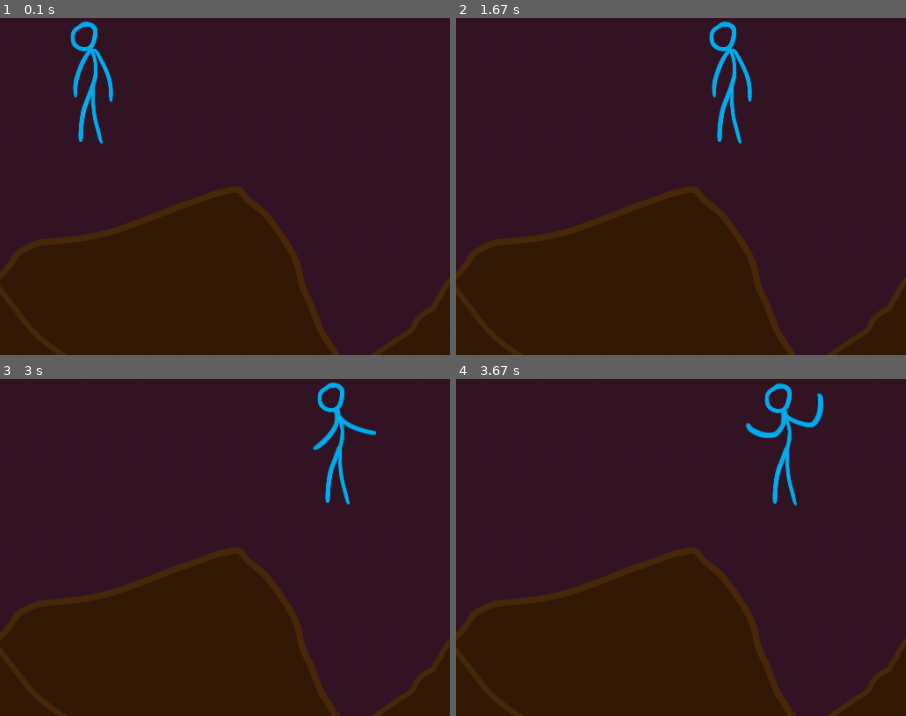
Above: before the commit, frames 1-4 (two rows, left to right).
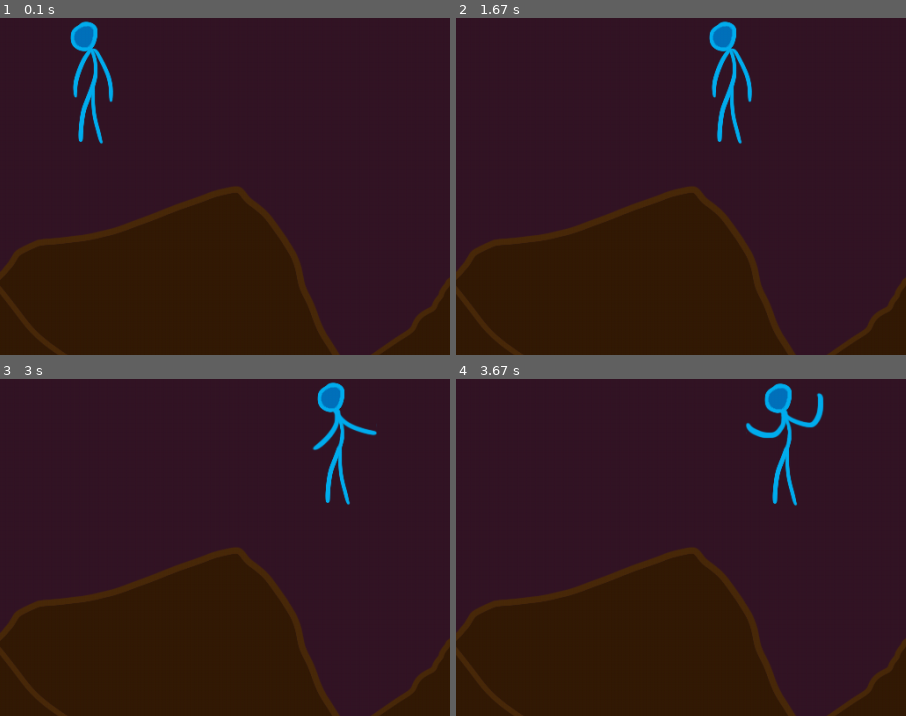
Above: after the commit, the same moments.

Repository: Atomotron/Learning-Pygame
Game: pygame game, started from examples/3_motion.py
Two runs of this game, one before a commit and one after it. Both use one fixed random seed, a clock stepped at 60 frames per second and the inputs below.
Inputs:
- Up to frame 1 (0.1 s): no input
- Up to frame 2 (1.67 s): no input
- Up to frame 3 (3 s): no input
- Up to frame 4 (3.67 s): no input
The pictures show only the part of the screen within x 46-96%, y 0-50%; the shares and areas given below are measured in that part.

The runs differ from the first frame. In frame 1, 0.2% of the frame differs, in the area x 16-21%, y 2-9%; in frame 2, 0.2%; in frame 3, 0.2%; in frame 4, 0.2%, in the area x 68-74%, y 2-10%.

Commit message:
Switched to new man

Diff:
--- a/examples/3_motion.py
+++ b/examples/3_motion.py
@@ -6,7 +6,7 @@
 screen = pygame.display.set_mode((1024,768))
 
 # Load the image, and "convert" it (optional step) into an optimal format.
-image = pygame.image.load("../img/spriteanim.png").convert_alpha()
+image = pygame.image.load("../img/spriteanim_v2.png").convert_alpha()
 background = pygame.image.load("../img/PyBgrd2_Dunes.png").convert_alpha()
 
 unclick = pygame.mixer.Sound("../sounds/select.ogg")
